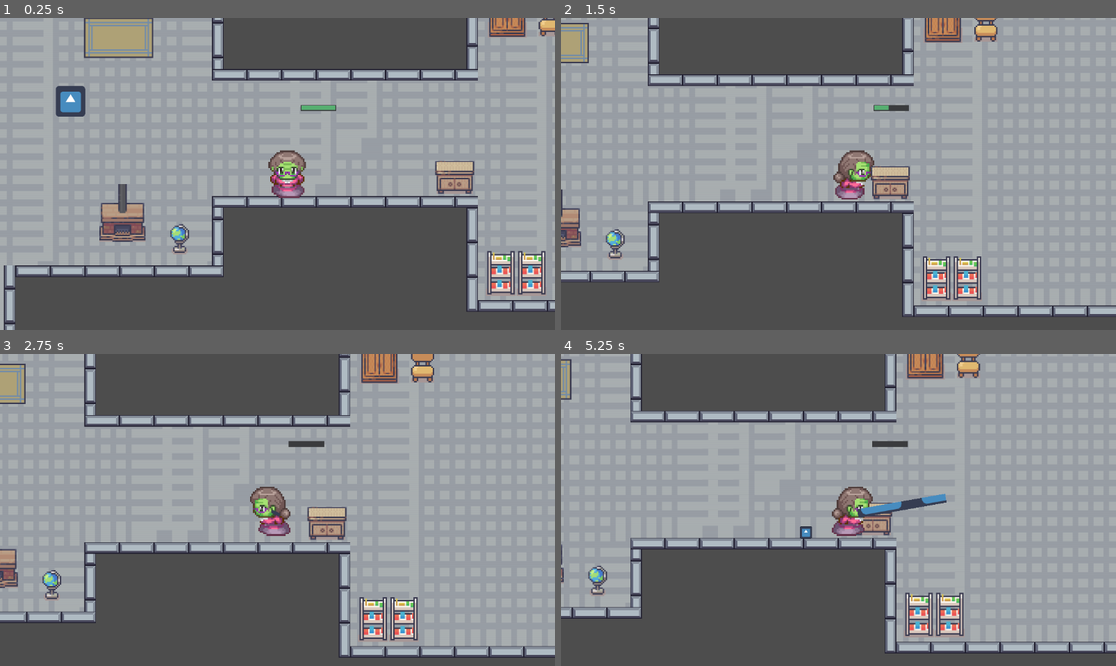
Above: before the commit, frames 1-4 (two rows, left to right).
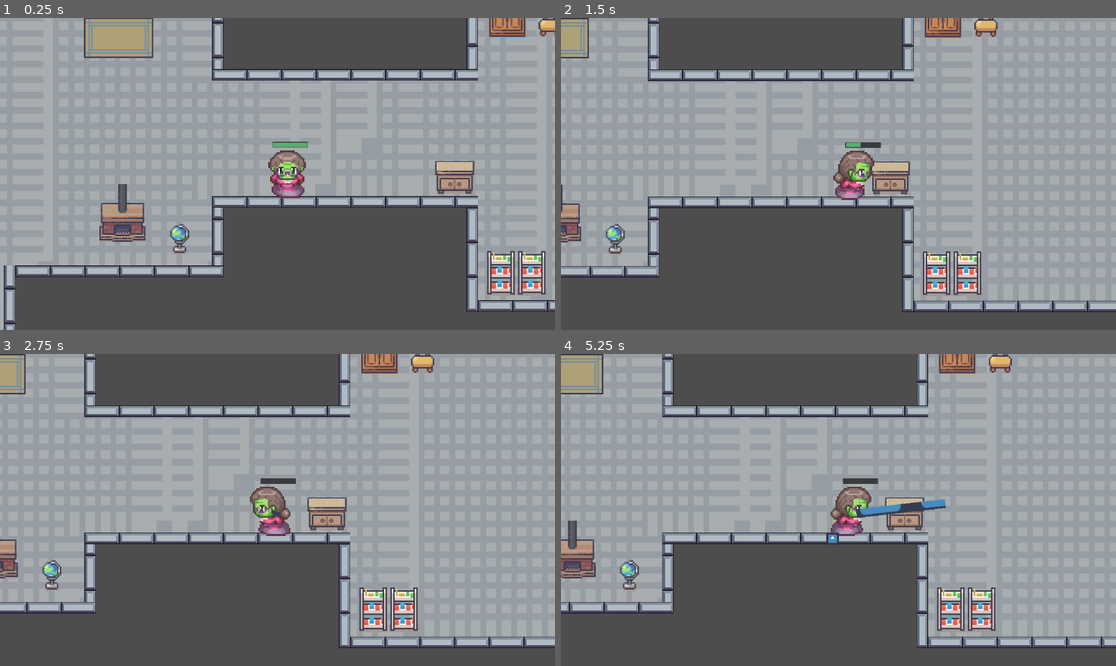
Above: after the commit, the same moments.

Repository: NickPerlich/Deathma
Game: Godot game, scene res://main.tscn
Same seed, same stepped clock (60 frames per second), same inputs: the game is played once before the commit and once after it. The engine's default icon, where the game draws it, is replaced by a stand-in: a white triangle on a blue panel in a dark square.
Inputs (mouse positions are in pixels of both pictures, inside the frame that each line leads up to):
- Up to frame 1 (0.25 s): no input
- Up to frame 2 (1.5 s): tap Enter (ui_accept) at 0.5, 0.77, 0.8, 1.07, 1.35 s; move the mouse to (960, 158) at 0.52 s; press the mouse at (960, 158) at 0.53 s; hold D (input_right) from 0.53 s (still down); move the mouse to (727, 189) at 1.27 s; release the mouse at (727, 189) at 1.28 s
- Up to frame 3 (2.75 s): tap Enter (ui_accept) at 1.52, 1.82, 2.3 s; click (166, 525) at 1.55 s; move the mouse to (333, 441) at 2.02 s; release D (input_right) at 2.03 s; press the mouse at (333, 441) at 2.03 s; hold A (input_left) from 2.03 s (still down)
- Up to frame 4 (5.25 s): move the mouse to (810, 572) at 2.77 s; release A (input_left) at 2.78 s; release the mouse at (810, 572) at 2.78 s; hold D (input_right) 2.78-4.28 s; right-click (810, 572) at 2.85 s; tap Enter (ui_accept) at 3.02, 3.32, 3.77, 3.8, 4.07, 4.35, 4.52, 4.82 s; click (810, 572) at 3.05 s; move the mouse to (1005, 556) at 3.52 s; press the mouse at (1005, 556) at 3.53 s; move the mouse to (672, 463) at 4.27 s; release the mouse at (672, 463) at 4.28 s; hold A (input_left) 4.28-5.03 s; click (672, 463) at 4.55 s; move the mouse to (866, 510) at 5.02 s; press the mouse at (866, 510) at 5.03 s; hold D (input_right) from 5.03 s (still down)

The runs differ from the first frame. In frame 1, 0.8% of the frame differs, in the area x 10-61%, y 21-42%; in frame 2, 9.8%; in frame 3, 12%; in frame 4, 19%, in the area x 0-100%, y 0-96%.

Commit message:
working delete on collectible

Diff:
--- a/Lab 5 Moving Character/Scenes/main_character.gd
+++ b/Lab 5 Moving Character/Scenes/main_character.gd
@@ -16,16 +16,9 @@
 
 
 func _physics_process(delta):
+
 	# Add the gravity.
-	if not is_on_floor():
-		velocity.y += gravity * delta
 
-	# Handle jump.
-	if Input.is_action_just_pressed("ui_accept") and is_on_floor():
-		velocity.y = JUMP_VELOCITY
-
-	if Input.is_action_just_pressed("ui_accept") and not is_on_floor():
-		velocity.y += -500.0
 
 	# Get the input direction and handle the movement/deceleration.
 	# As good practice, you should replace UI actions with custom gameplay actions.
@@ -41,11 +34,15 @@
 		velocity.y = move_toward(velocity.y, 0, SPEED)
 
 	move_and_slide()
+	#collision logic
+	for i in get_slide_collision_count():
+		var collision = get_slide_collision(i)
 
 
 
 
 	#need to remove health bar from here, for testing
+	# movement
 	if Input.is_action_pressed("input_left"):
 		if health > 0:
 			healthbar.decrease_health(1)
--- a/Lab 5 Moving Character/Tongue.gd
+++ b/Lab 5 Moving Character/Tongue.gd
@@ -25,11 +25,20 @@
 	await get_tree().create_timer(0.1).timeout
 	var collision_point
 	if ray_cast.is_colliding():
-		collision_point = ray_cast.get_collision_point()
-		distance = (global_position - collision_point).length()
+
 		var collider = ray_cast.get_collider()
-		hooked.emit(collision_point)
+
 		print(collision_point, collider.name)
+		#check what it colided with
+		if collider.is_in_group("collectible"):
+			handle_collision_collectible(collider)
+		else:
+			collision_point = ray_cast.get_collision_point()
+			distance = (global_position - collision_point).length()
+			hooked.emit(collision_point)
 	else:
 		distance = 250.0
 	return distance
+
+func handle_collision_collectible(collider):
+	collider.queue_free()
--- a/Lab 5 Moving Character/main.tscn
+++ b/Lab 5 Moving Character/main.tscn
@@ -8,6 +8,7 @@
 [ext_resource type="Script" path="res://pivot.gd" id="4_qmk0w"]
 [ext_resource type="Script" path="res://Tongue.gd" id="5_xw844"]
 [ext_resource type="PackedScene" uid="uid://btx1r1cvwc4sb" path="res://ui/healthbar/healthbar.tscn" id="7_82pyh"]
+[ext_resource type="Texture2D" uid="uid://b3lj7gkged1mg" path="res://icon.svg" id="9_1kacx"]
 
 [sub_resource type="TileSetAtlasSource" id="TileSetAtlasSource_r026b"]
 texture = ExtResource("1_7btcj")
@@ -8195,6 +8196,9 @@
 [sub_resource type="RectangleShape2D" id="RectangleShape2D_rsl46"]
 size = Vector2(57, 56)
 
+[sub_resource type="RectangleShape2D" id="RectangleShape2D_x7qg3"]
+size = Vector2(121, 124)
+
 [node name="Node" type="Node"]
 
 [node name="floor" type="TileMap" parent="."]
@@ -8238,10 +8242,10 @@
 target_position = Vector2(0, 250)
 
 [node name="Healthbar" parent="CharacterBody2D" instance=ExtResource("7_82pyh")]
-offset_left = 33.3333
-offset_top = -94.0
-offset_right = 80.3333
-offset_bottom = -88.0
+offset_left = -5.99999
+offset_top = -42.6667
+offset_right = 41.0
+offset_bottom = -36.6667
 metadata/_edit_use_anchors_ = true
 
 [node name="Camera2D" type="Camera2D" parent="CharacterBody2D"]
@@ -8255,9 +8259,14 @@
 position = Vector2(-675, -99)
 shape = SubResource("RectangleShape2D_rsl46")
 
-[node name="Sprite2D" type="Sprite2D" parent="."]
-position = Vector2(68, 260)
-scale = Vector2(0.476562, 0.5)
-texture = ExtResource("4_8v5f6")
+[node name="table" type="StaticBody2D" parent="." groups=["collectible"]]
+position = Vector2(-0.5, -1)
+
+[node name="Sprite2D" type="Sprite2D" parent="table"]
+position = Vector2(0.5, 1)
+texture = ExtResource("9_1kacx")
+
+[node name="CollisionShape2D" type="CollisionShape2D" parent="table" groups=["collectible"]]
+shape = SubResource("RectangleShape2D_x7qg3")
 
 [connection signal="hooked" from="CharacterBody2D/pivot/Tongue" to="CharacterBody2D" method="_on_tongue_hooked"]
Not shown: 1 places in Lab 5 Moving Character/main.tscn that only renumber resources
